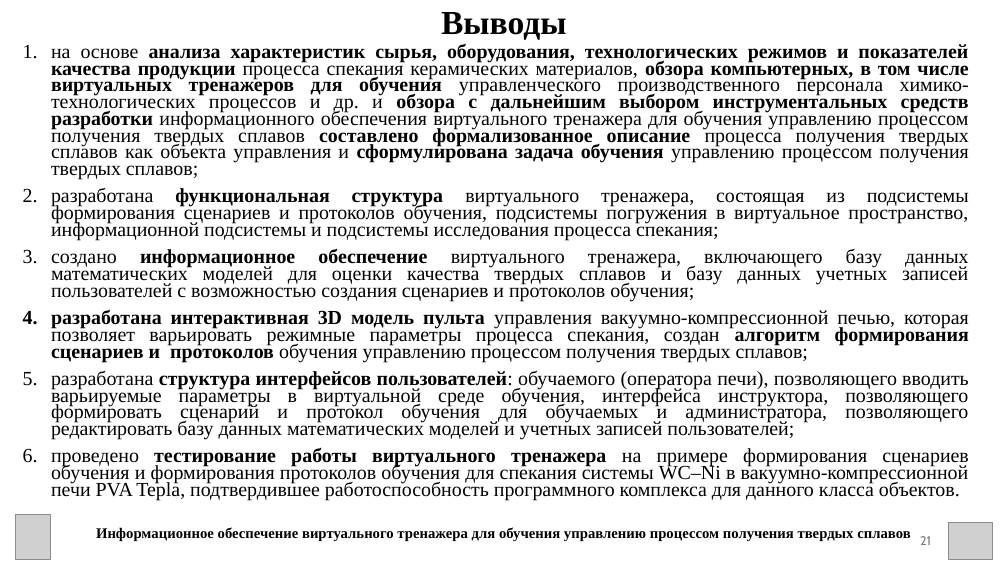
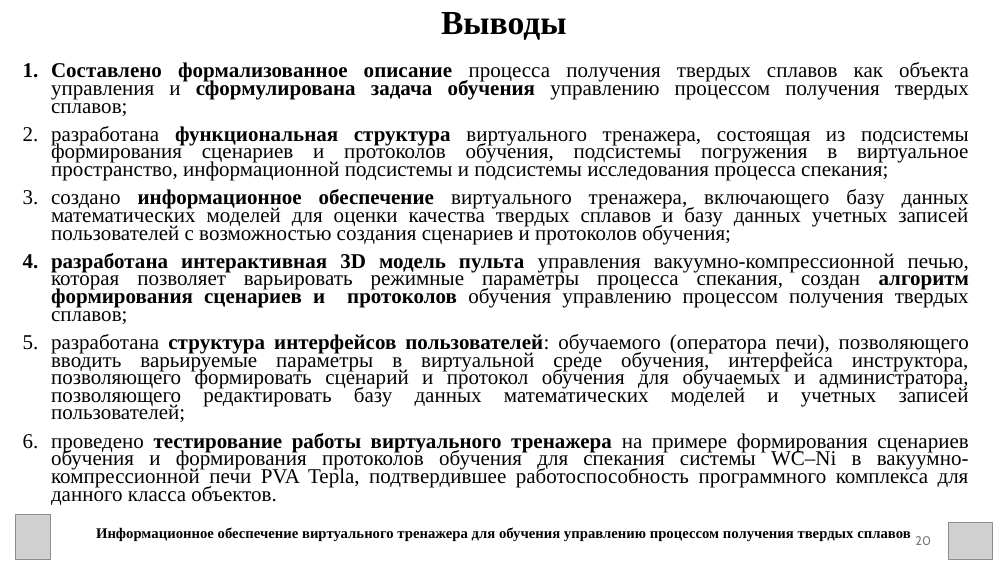
Before and after one commit to Alilya/TextDiplom, a slide deck: slide 20 of Диплом.pptx (slide 21 before the commit). Drawn at 1008x567 pixels with LibreOffice and Linux fonts; fonts in the diff are those of the drawing; grey boxes stand for pictures. Boxes give left, top, right and bottom in pixels: in the first picture for what was removed or moved away, otherwise in the second. Text is boxed around its words. In the diff, an @@ line names an element or a change of style, - is before the commit and + after.

```diff
--- a/Диплом.pptx
+++ b/Диплом.pptx
@@ text "Составлено формализованное описание процесса получения ...": place and size @@
-text "Составлено формализованное описание процесса получения ..." at bbox=[51, 43, 969, 501]
+text "Составлено формализованное описание процесса получения ..." at bbox=[51, 62, 969, 505]
@@ text at bbox=[51, 62, 969, 116]: text changed; size 19 to 20 pt @@
-1. на основе анализа характеристик сырья, оборудования, технологических режимов и показателей качества продукции процесса спекания керамических материалов, обзора компьютерных, в том числе виртуальных тренажеров для обучения управленческого производственного персонала химико-технологических процессов и др. и обзора с дальнейшим выбором инструментальных средств разработки информационного обеспечения виртуального тренажера для обучения управлению процессом получения твердых сплавов составлено формализованное описание процесса получения твердых сплавов как объекта управления и сформулирована задача обучения управлению процессом получения твердых сплавов;
+1. Составлено формализованное описание процесса получения твердых сплавов как объекта управления и сформулирована задача обучения управлению процессом получения твердых сплавов;
@@ text at bbox=[51, 126, 969, 505]: size 19 to 20 pt in "разработана функциональная структура виртуального тренажера, ...", "создано информационное обеспечение виртуального тренажера, в ...", "разработана интерактивная 3D модель пульта управления вакуум ...", "разработана структура интерфейсов пользователей: обучаемого  ..." and 1 more places @@
@@ page number at bbox=[915, 536, 931, 545]: text changed @@
-21
+20
```
Also in this commit, not shown: 20 other slides changed, 2 slides removed, 20 other files.
